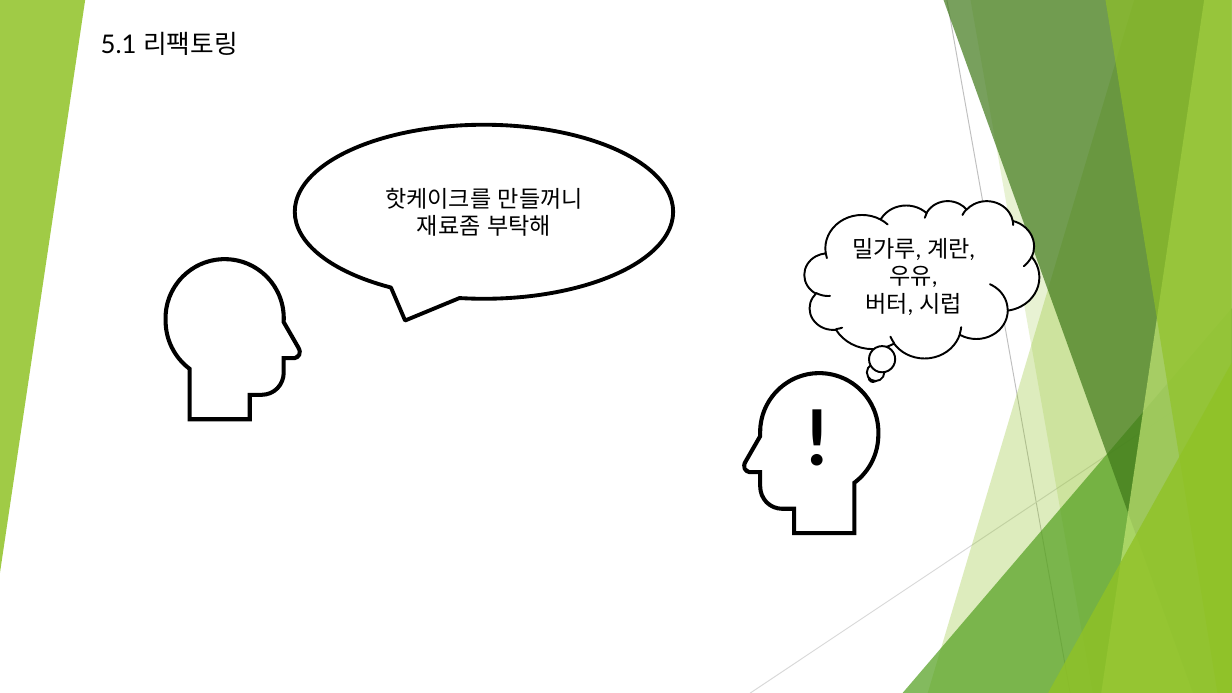
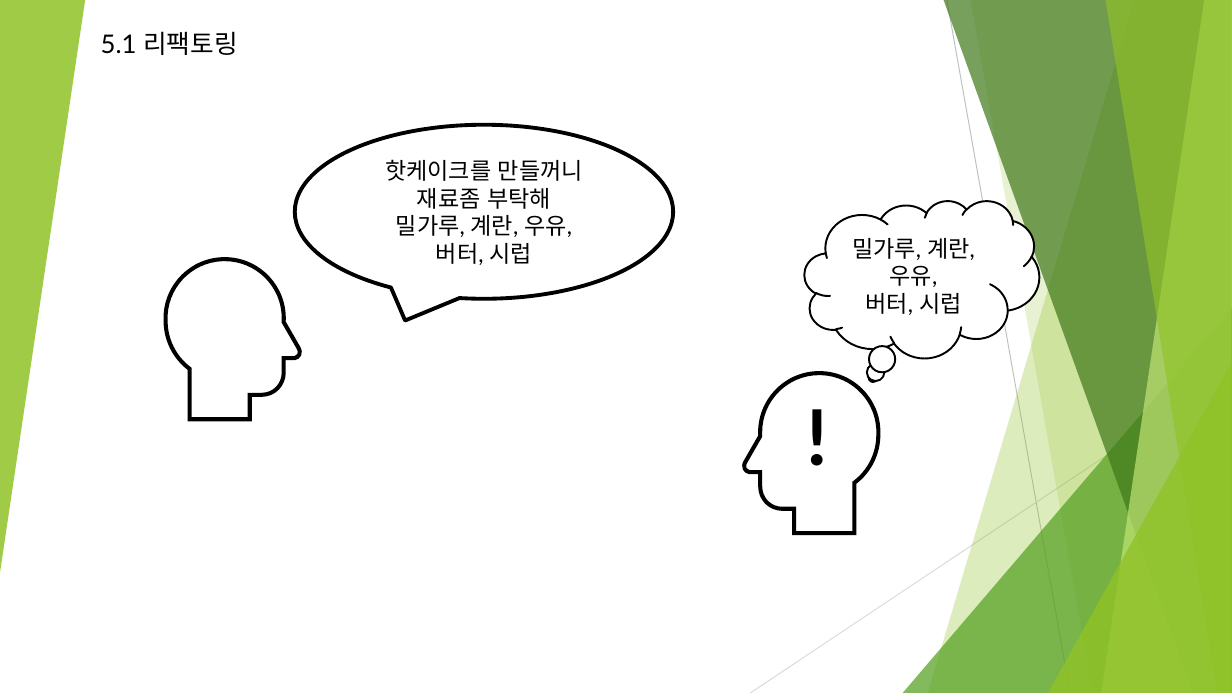
Before and after one commit to kim-seungmin/refactoringStudy, a slide deck: slide 3 of 리펙토링.pptx. Drawn at 1232x693 pixels with LibreOffice and Linux fonts; fonts in the diff are those of the drawing. Boxes give left, top, right and bottom in pixels: in the first picture for what was removed or moved away, otherwise in the second. Text is boxed around its words. In the diff, an @@ line names an element or a change of style, - is before the commit and + after.

```diff
--- a/리펙토링.pptx
+++ b/리펙토링.pptx
@@ text in speech bubble at (396, 215, 572, 265): paragraph added @@
+밀가루, 계란, 우유,
+버터, 시럽
```
Also in this commit, not shown: 5 other slides changed, 16 slides added, 4 slides removed.
